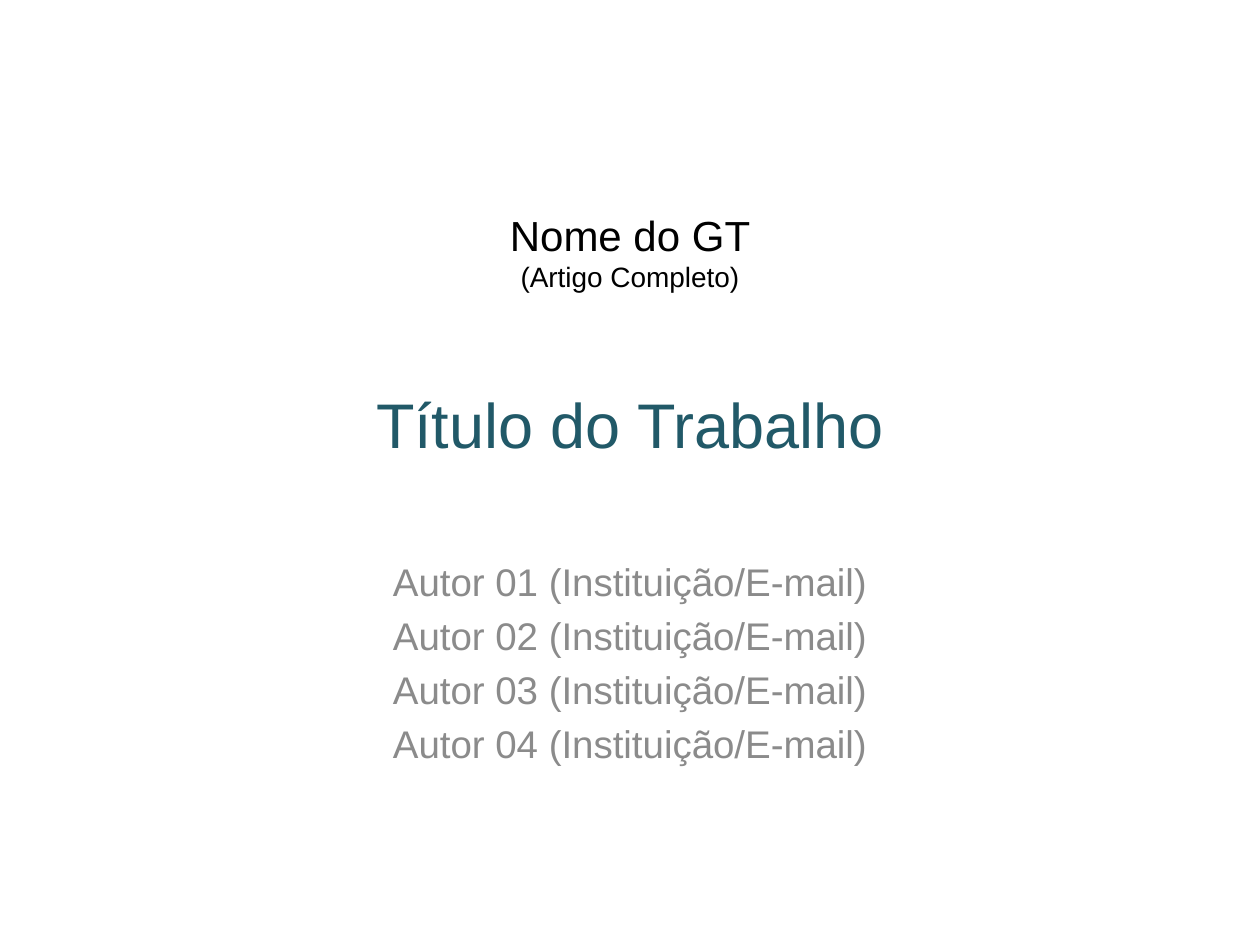
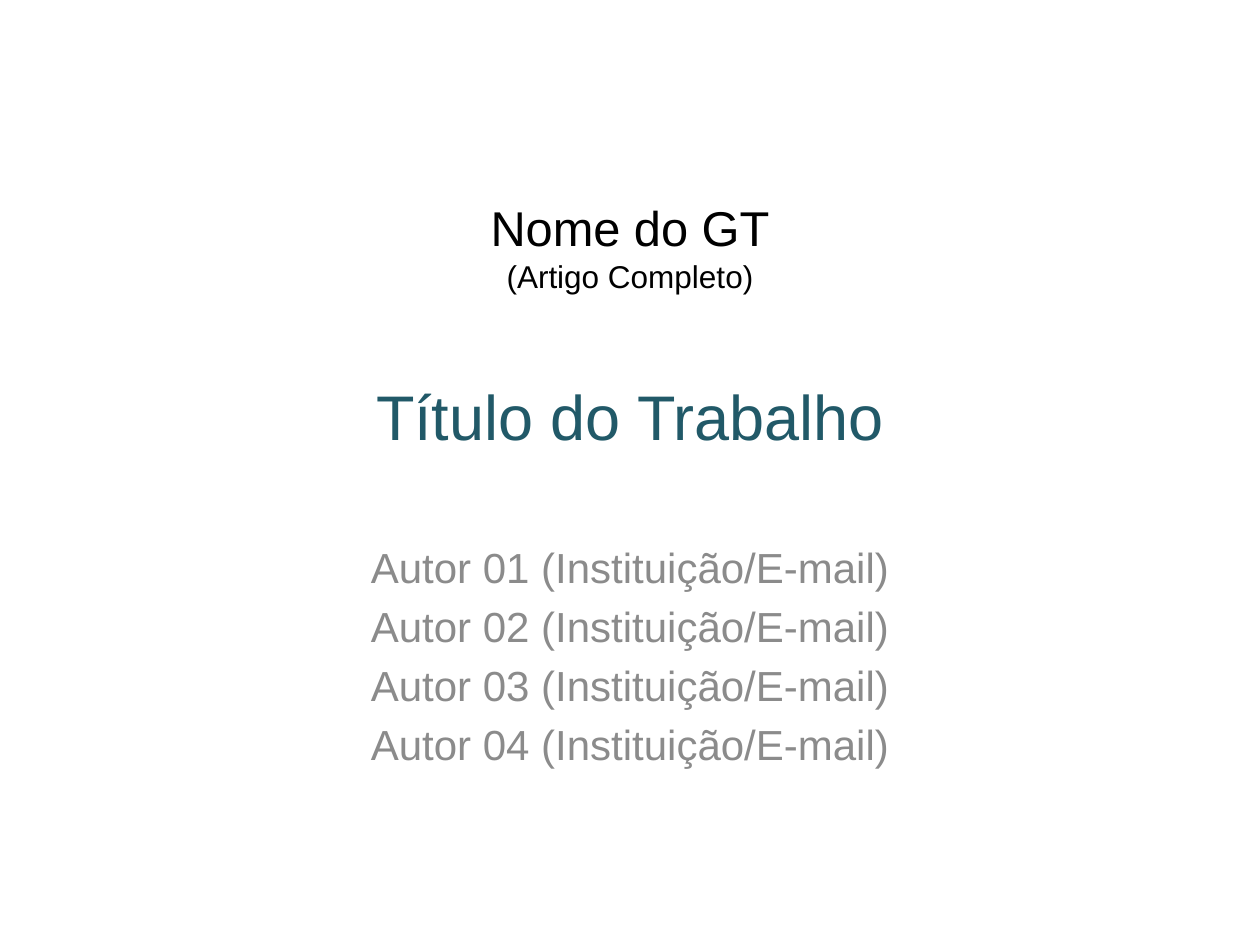
Before and after one commit to ccsa-ufrn/entbl-2021, a slide deck: slide 1 of src/assets/ng2/download/artigos/template_apresentacao_slides.pptx. Drawn at 1260x945 pixels with LibreOffice and Linux fonts; fonts in the diff are those of the drawing; background and template pictures are left out. Boxes give left, top, right and bottom in pixels: in the first picture for what was removed or moved away, otherwise in the second. Text is boxed around its words. In the diff, an @@ line names an element or a change of style, - is before the commit and + after.

```diff
--- a/src/assets/ng2/download/artigos/template_apresentacao_slides.pptx
+++ b/src/assets/ng2/download/artigos/template_apresentacao_slides.pptx
@@ title "Nome do GT (Artigo Completo) ...": place and size @@
-title "Nome do GT (Artigo Completo) ..." at box(376, 220, 883, 449)
+title "Nome do GT (Artigo Completo) ..." at box(376, 210, 883, 441)
@@ title "Nome do GT (Artigo Completo) ..." at box(376, 210, 883, 441): size 24 to 27.9 pt in "Nome do GT"; size 16 to 18 pt in "(Artigo Completo)" @@
@@ subtitle "Autor 01 (Instituição/E-mail)": place and size @@
-subtitle "Autor 01 (Instituição/E-mail)" at box(393, 568, 867, 765)
+subtitle "Autor 01 (Instituição/E-mail)" at box(371, 552, 889, 769)
@@ subtitle "Autor 01 (Instituição/E-mail)" at box(371, 552, 889, 769): size 22 to 24.1 pt @@
```
Also in this commit, not shown: 5 other slides changed, 11 other files.
